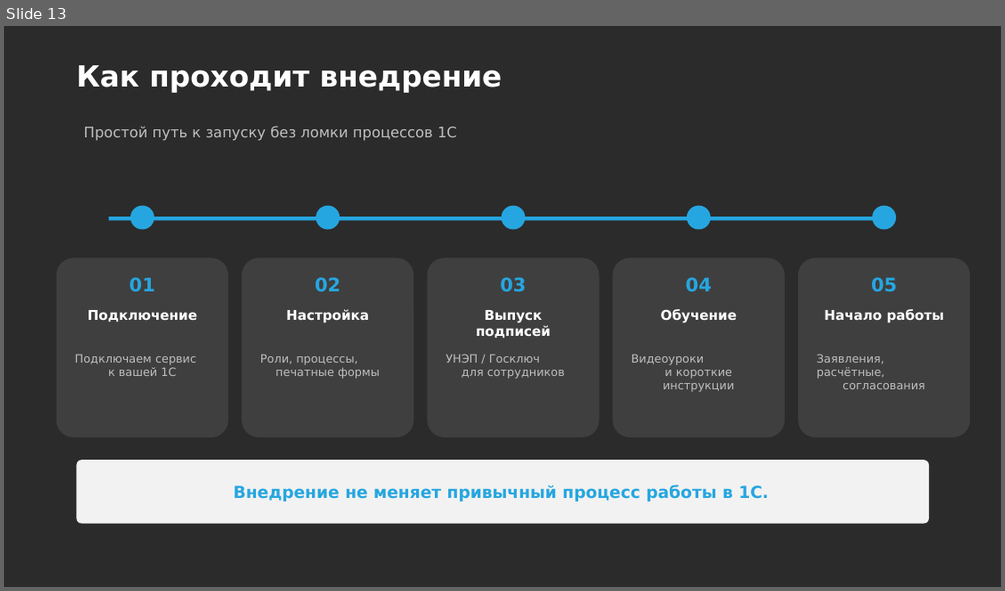
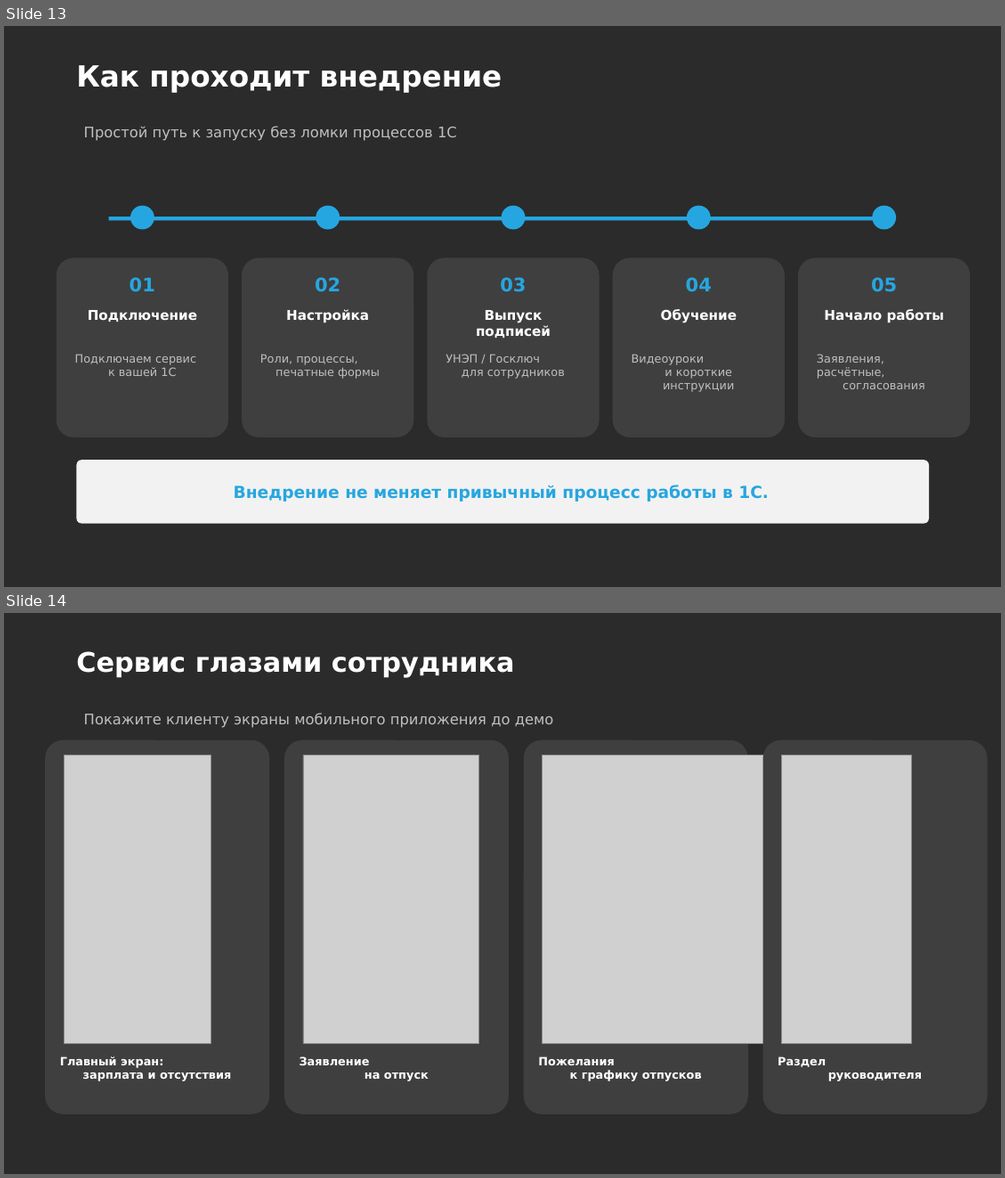
Before and after one commit to daaanilNikonov/for-lisa, a slide deck: presentation/1С_Кабинет_сотрудника_Преддемонстрация.pptx. Shown one above the other, each under a label of ours: slide 13 before the commit, slides 13 and 14 after it. The pictures are 1005x591 and 1005x1178 pixels, drawn with LibreOffice and Linux fonts; fonts in the diff are those of the drawing; grey boxes stand for pictures; background and template pictures are left out; a plain dark background stands for a picture behind light text. Boxes give left, top, right and bottom in pixels: in the first picture for what was removed or moved away, otherwise in the second. Text is boxed around its words. In the diff, an @@ line names an element or a change of style, - is before the commit and + after.

```diff
--- a/presentation/1С_Кабинет_сотрудника_Преддемонстрация.pptx
+++ b/presentation/1С_Кабинет_сотрудника_Преддемонстрация.pptx
@@ slide 14 added at <box>4,613,1001,1174</box>, background picture (left out) @@
@@ title added at <box>76,651,515,678</box>, 26 pt, text #FFFFFF, bold @@
+Сервис глазами сотрудника
@@ text added at <box>84,713,554,728</box>, 14 pt, text #BFBFBF @@
+Покажите клиенту экраны мобильного приложения до демо
@@ rounded rectangle added at <box>45,740,269,1114</box>, fill #3F3F3F @@
@@ rounded rectangle added at <box>284,740,509,1114</box>, fill #3F3F3F @@
@@ rounded rectangle added at <box>524,740,748,1114</box>, fill #3F3F3F @@
@@ rounded rectangle added at <box>763,740,987,1114</box>, fill #3F3F3F @@
@@ picture added at <box>64,755,210,1043</box> @@
@@ picture added at <box>303,755,479,1043</box> @@
@@ picture added at <box>542,755,783,1043</box> @@
@@ picture added at <box>782,755,911,1043</box> @@
@@ text added at <box>60,1056,231,1081</box>, 11 pt, text #FFFFFF, bold @@
+Главный экран:
+зарплата и отсутствия
@@ text added at <box>299,1056,429,1081</box>, 11 pt, text #FFFFFF, bold @@
+Заявление
+на отпуск
@@ text added at <box>538,1056,702,1081</box>, 11 pt, text #FFFFFF, bold @@
+Пожелания
+к графику отпусков
@@ text added at <box>777,1056,922,1081</box>, 11 pt, text #FFFFFF, bold @@
+Раздел
+руководителя
```
Also in this commit, not shown: 3 slides changed, 1 other slide added, 23 other files.
